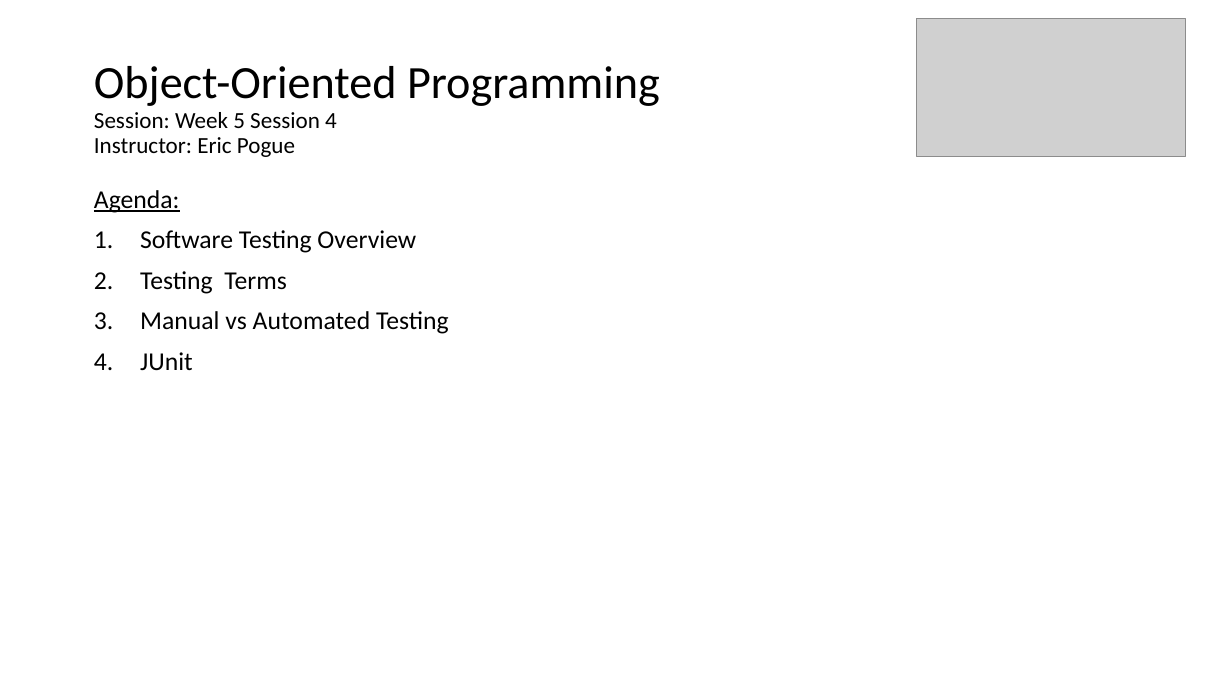
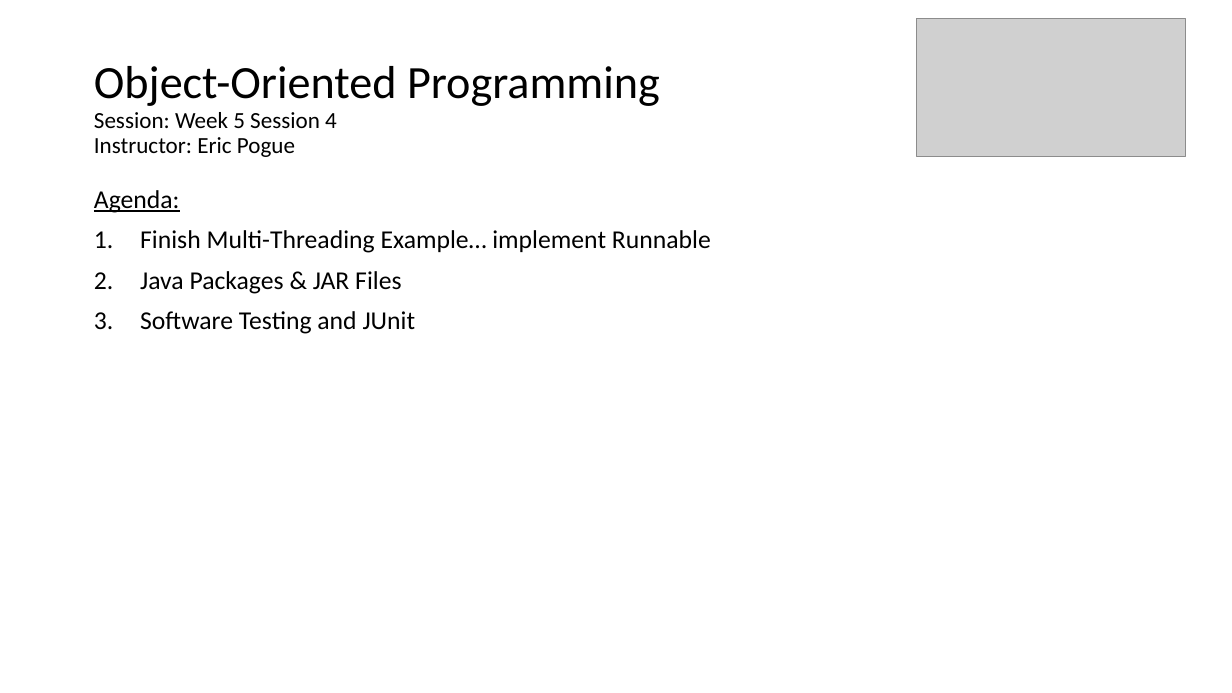
Before and after one commit to EricJPogue/www-epogue-info, a slide deck: slide 23 of CPSC-24500/Week05/2017SpringW05Slides.pptx (slide 29 before the commit). Drawn at 1232x693 pixels with LibreOffice and Linux fonts; fonts in the diff are those of the drawing; grey boxes stand for pictures. Boxes give left, top, right and bottom in pixels: in the first picture for what was removed or moved away, otherwise in the second. Text is boxed around its words. In the diff, an @@ line names an element or a change of style, - is before the commit and + after.

Commit message:
Add week 5 session 4 video html plus update files.

```diff
--- a/CPSC-24500/Week05/2017SpringW05Slides.pptx
+++ b/CPSC-24500/Week05/2017SpringW05Slides.pptx
@@ text at bbox=[140, 230, 711, 334]: text changed @@
-1. Software Testing Overview
-2. Testing Terms
-3. Manual vs Automated Testing
-4. JUnit
+1. Finish Multi-Threading Example… implement Runnable
+2. Java Packages & JAR Files
+3. Software Testing and JUnit
```
Also in this commit, not shown: 1 other slide changed, 2 slides added, 4 other files.
